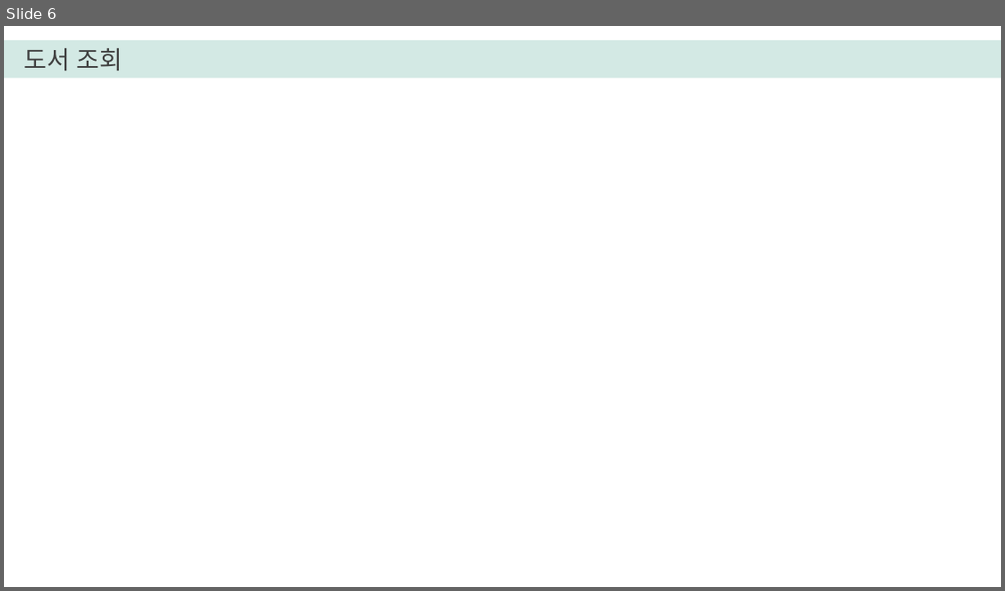
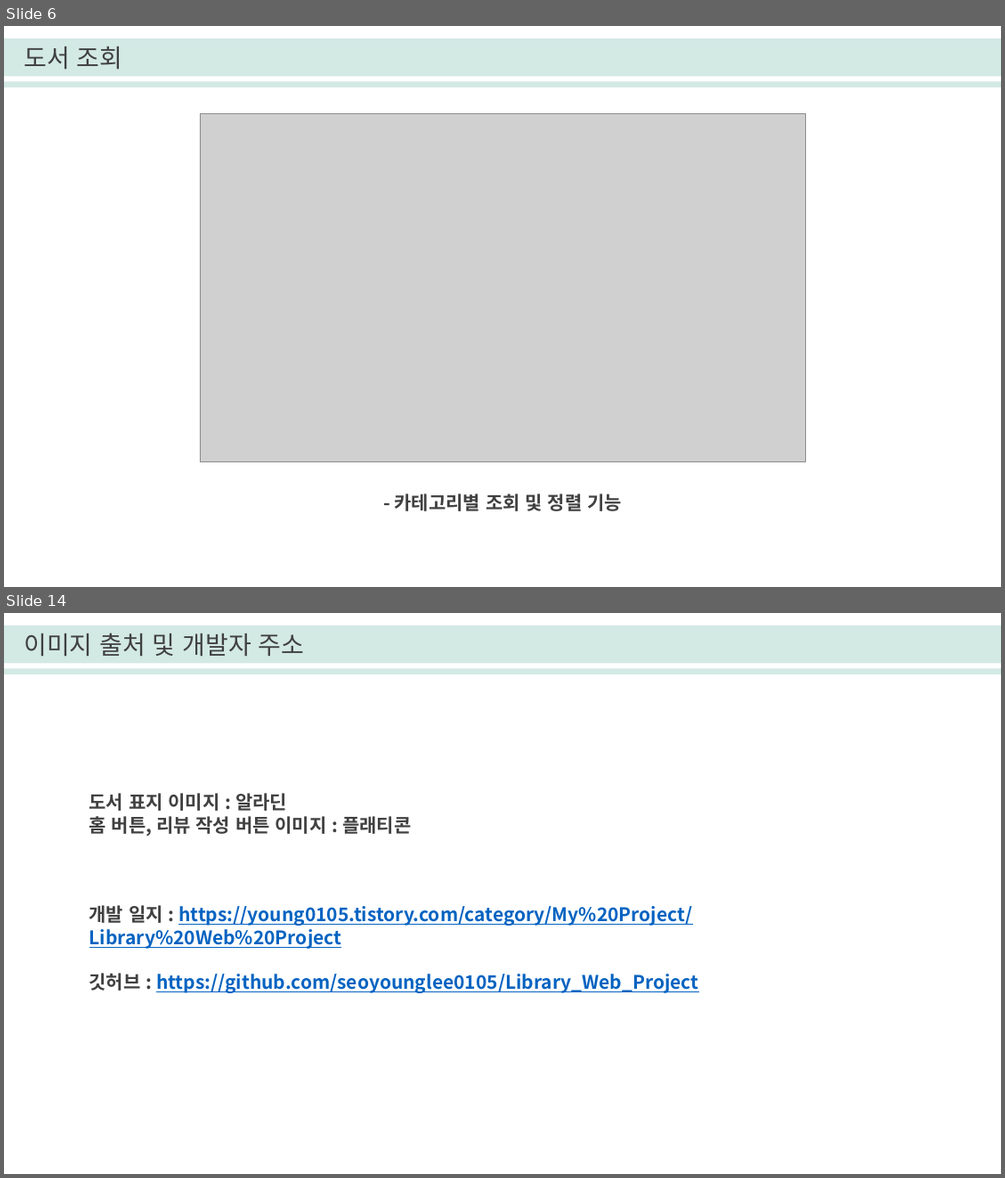
Before and after one commit to seoyounglee0105/Library_Web_Project, a slide deck: 이서영_전자도서관프로젝트.pptx. Shown one above the other, each under a label of ours: slide 6 before the commit, slides 6 and 14 after it; the slides between them are not shown. The pictures are 1005x591 and 1005x1178 pixels, drawn with LibreOffice and Linux fonts; fonts in the diff are those of the drawing; grey boxes stand for pictures. Boxes give left, top, right and bottom in pixels: in the first picture for what was removed or moved away, otherwise in the second. Text is boxed around its words. In the diff, an @@ line names an element or a change of style, - is before the commit and + after.

```diff
--- a/이서영_전자도서관프로젝트.pptx
+++ b/이서영_전자도서관프로젝트.pptx
@@ slide 14 added at (x1=4, y1=613, x2=1001, y2=1174), background #FFFFFF @@
@@ rectangle added at (x1=4, y1=625, x2=1001, y2=674), fill #D3E9E4 @@
@@ text added at (x1=24, y1=633, x2=305, y2=656), 24 pt, text #404040 @@
+이미지 출처 및 개발자 주소
@@ rectangle added at (x1=4, y1=663, x2=1001, y2=668), fill #FFFFFF @@
@@ text added at (x1=89, y1=793, x2=699, y2=993), 18 pt, text #0563C1, bold, underline @@
+도서 표지 이미지 : 알라딘
+홈 버튼, 리뷰 작성 버튼 이미지 : 플래티콘
+개발 일지 : https://young0105.tistory.com/category/My%20Project/Library%20Web%20Project
+깃허브 : https://github.com/seoyounglee0105/Library_Web_Project
@@ slide 6 changed as well @@
@@ rectangle resized from (x1=4, y1=40, x2=1001, y2=78) to (x1=4, y1=38, x2=1001, y2=87) @@
@@ rectangle added at (x1=4, y1=76, x2=1001, y2=81), fill #FFFFFF @@
@@ picture added at (x1=200, y1=113, x2=806, y2=462) @@
@@ text added at (x1=395, y1=493, x2=622, y2=511), 18 pt, text #404040, bold @@
+- 카테고리별 조회 및 정렬 기능
```
Also in this commit, not shown: 4 other slides changed, 8 other slides added, 3 slides removed, 10 other files.
